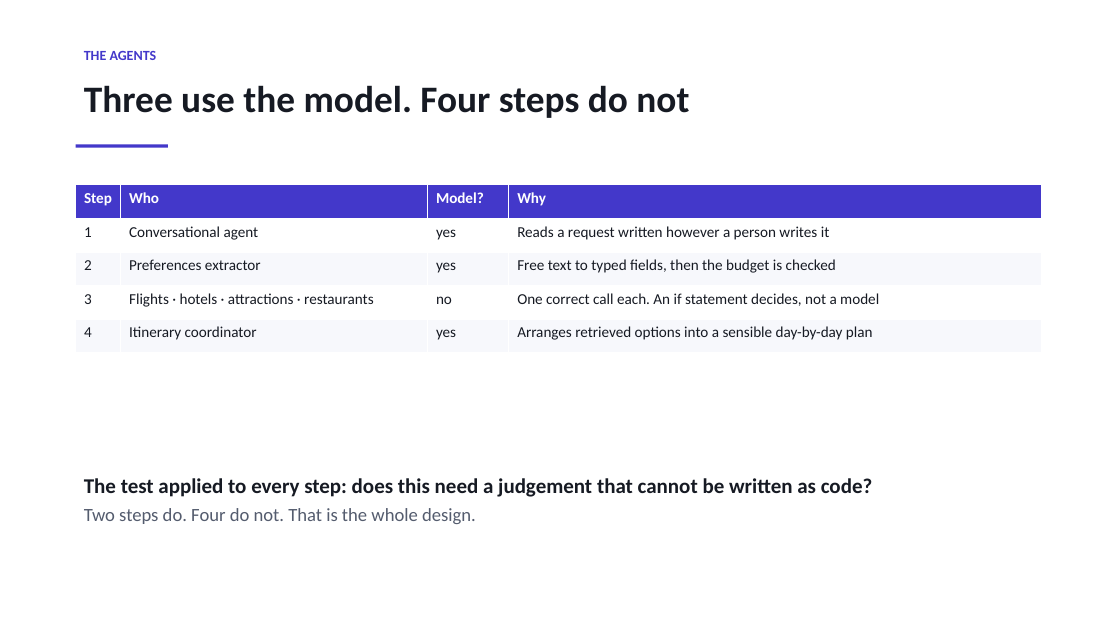
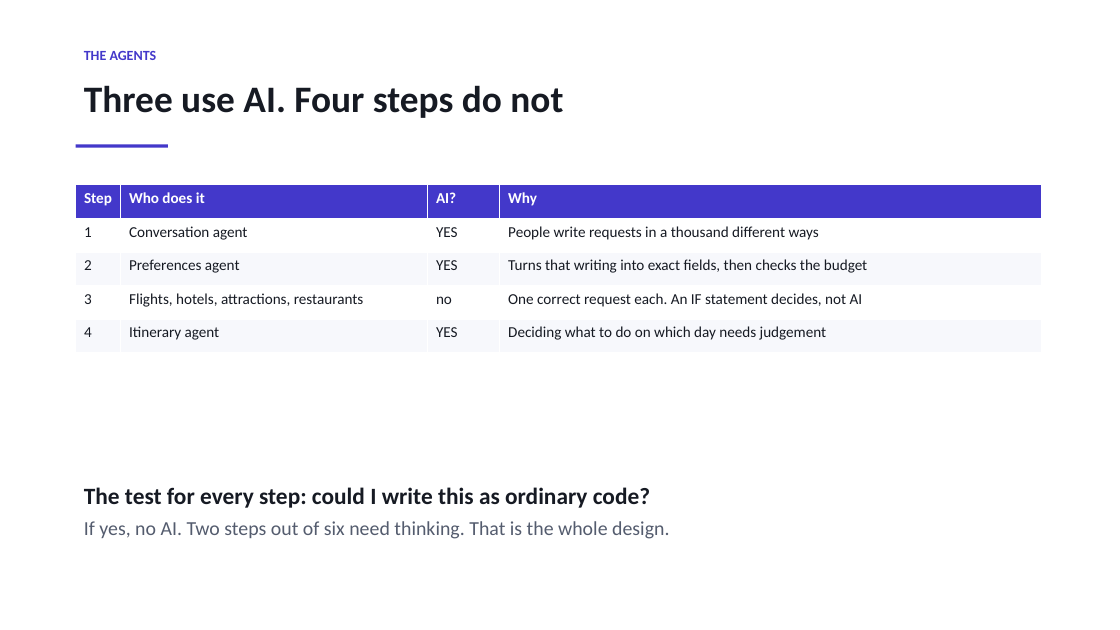
Before and after one commit to sherali143/Trip-Planner, a slide deck: slide 5 of submission/CMP7200_Viva_Presentation.pptx (slide 6 before the commit). Drawn at 1120x630 pixels with LibreOffice and Linux fonts; fonts in the diff are those of the drawing. Boxes give left, top, right and bottom in pixels: in the first picture for what was removed or moved away, otherwise in the second. Text is boxed around its words. In the diff, an @@ line names an element or a change of style, - is before the commit and + after.

```diff
--- a/submission/CMP7200_Viva_Presentation.pptx
+++ b/submission/CMP7200_Viva_Presentation.pptx
@@ text at (x1=84, y1=85, x2=563, y2=118): text changed @@
-Three use the model. Four steps do not
+Three use AI. Four steps do not
@@ table at (x1=76, y1=185, x2=1042, y2=353) @@
-row 1, column 2: Who
+row 1, column 2: Who does it
-row 1, column 3: Model?
+row 1, column 3: AI?
-row 2: 1 | Conversational agent | yes | Reads a request written however a person writes it
+row 2: 1 | Conversation agent | YES | People write requests in a thousand different ways
-row 3: 2 | Preferences extractor | yes | Free text to typed fields, then the budget is checked
+row 3: 2 | Preferences agent | YES | Turns that writing into exact fields, then checks the budget
-row 4, column 2: Flights · hotels · attractions · restaurants
+row 4, column 2: Flights, hotels, attractions, restaurants
-row 4, column 4: One correct call each. An if statement decides, not a model
+row 4, column 4: One correct request each. An IF statement decides, not AI
-row 5: 4 | Itinerary coordinator | yes | Arranges retrieved options into a sensible day-by-day plan
+row 5: 4 | Itinerary agent | YES | Deciding what to do on which day needs judgement
@@ text at (x1=84, y1=487, x2=669, y2=539): text changed; size 18 to 17 pt; text colour #161A23 to #545C6E; bold off @@
-The test applied to every step: does this need a judgement that cannot be written as code?
-Two steps do. Four do not. That is the whole design.
+The test for every step: could I write this as ordinary code?
+If yes, no AI. Two steps out of six need thinking. That is the whole design.
```
Also in this commit, not shown: 12 other slides changed, 4 slides added, 2 slides removed, 3 other files.
